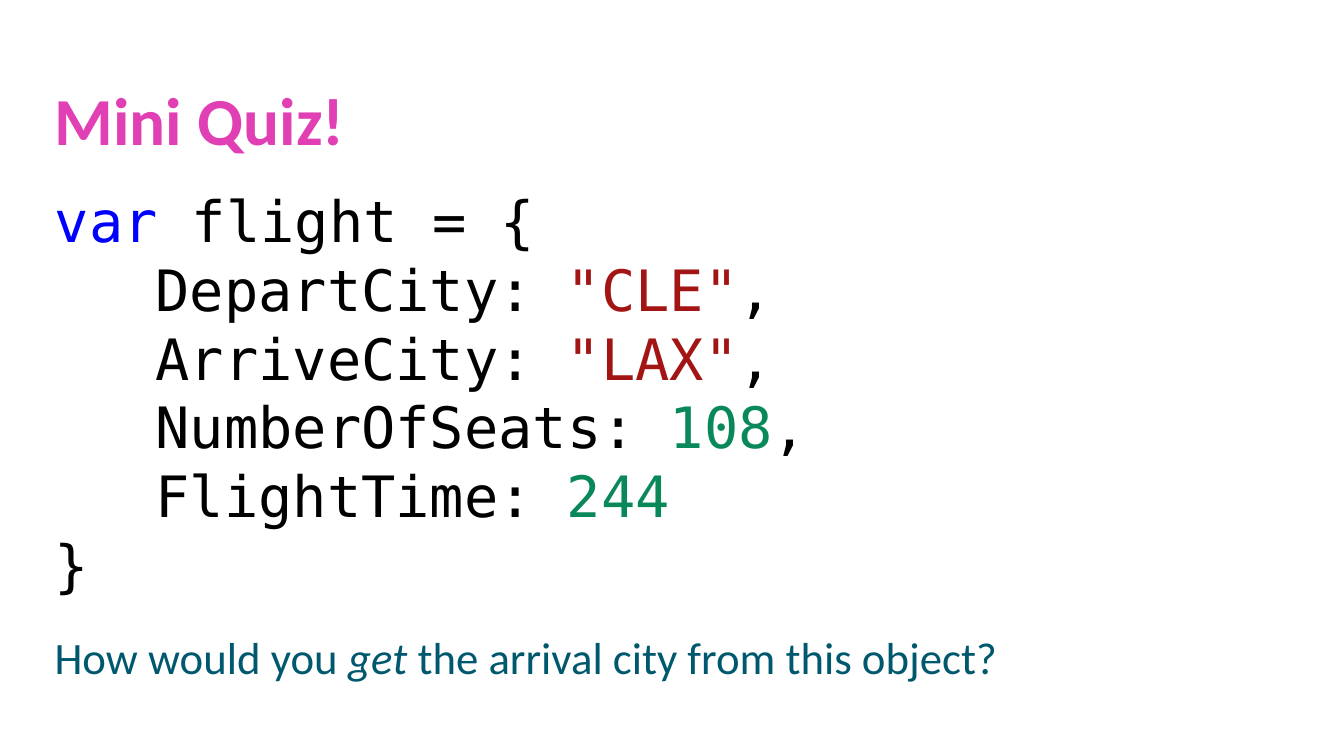
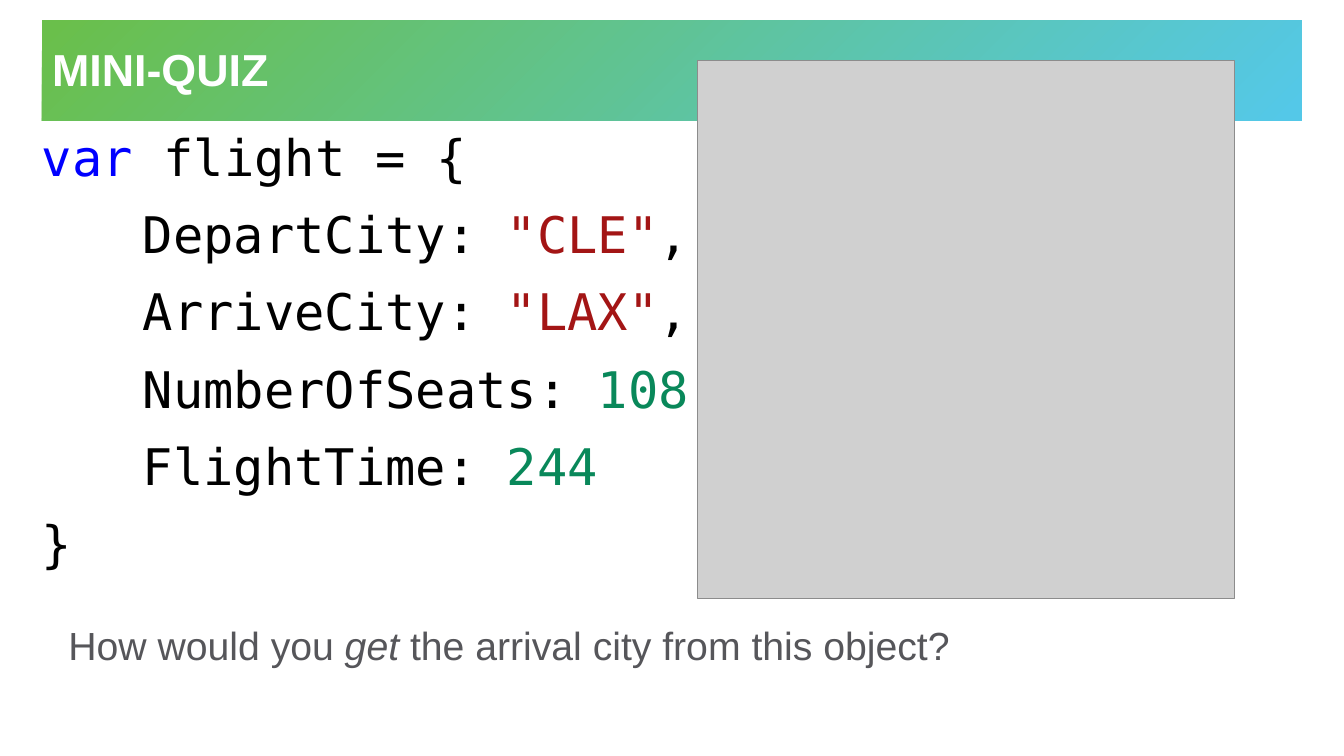
Before and after one commit to hytechclub/web-102, a slide deck: slide 9 of Week09/JavaScriptObjects.pptx. Drawn at 1344x756 pixels with LibreOffice and Linux fonts; fonts in the diff are those of the drawing; grey boxes stand for pictures; background and template pictures are left out. Boxes give left, top, right and bottom in pixels: in the first picture for what was removed or moved away, otherwise in the second. Text is boxed around its words. In the diff, an @@ line names an element or a change of style, - is before the commit and + after.

```diff
--- a/Week09/JavaScriptObjects.pptx
+++ b/Week09/JavaScriptObjects.pptx
@@ title "MINI-QUIZ": place and size @@
-title "MINI-QUIZ" at bbox=[55, 98, 345, 154]
+title "MINI-QUIZ" at bbox=[42, 20, 1303, 121]
@@ title "MINI-QUIZ" at bbox=[42, 20, 1303, 121]: vertical alignment top to middle; fill none to gradient #6ABF4B to #54C8E8 @@
@@ title at bbox=[52, 55, 268, 95]: text changed; size 48 to 32 pt; font Calibri to Arial; text colour #E13FB4 to #FFFFFF @@
-Mini Quiz!
+MINI-QUIZ
@@ picture added at bbox=[698, 60, 1235, 598] @@
@@ text "var flight = {": place and size @@
-text "var flight = {" at bbox=[55, 198, 807, 529]
+text "var flight = {" at bbox=[42, 137, 719, 496]
@@ text "var flight = {" at bbox=[42, 137, 719, 496]: size 40.7 to 36 pt; line spacing 0.8 to 1; more space between paragraphs @@
@@ text "How would you get the ...": place and size @@
-text "How would you get the ..." at bbox=[55, 643, 997, 682]
+text "How would you get the ..." at bbox=[68, 631, 949, 668]
@@ text "How would you get the ..." at bbox=[68, 631, 949, 668]: size 32 to 28 pt, font Calibri to Arial, text colour #00586E to #56565A; indent changed; more space between paragraphs @@
```
Also in this commit, not shown: 11 other slides changed, 2 slides added, 2 slides removed, 1 other file.
